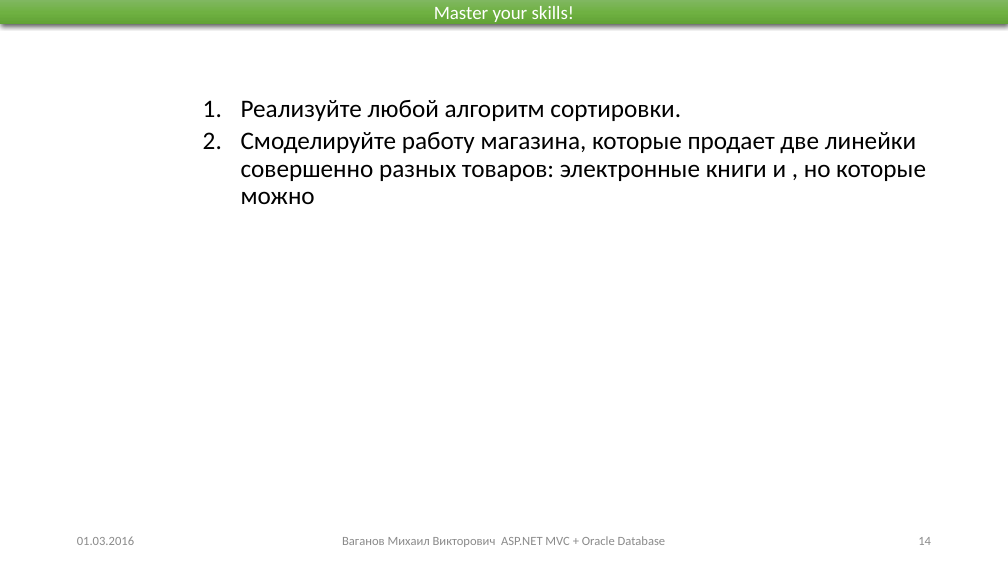
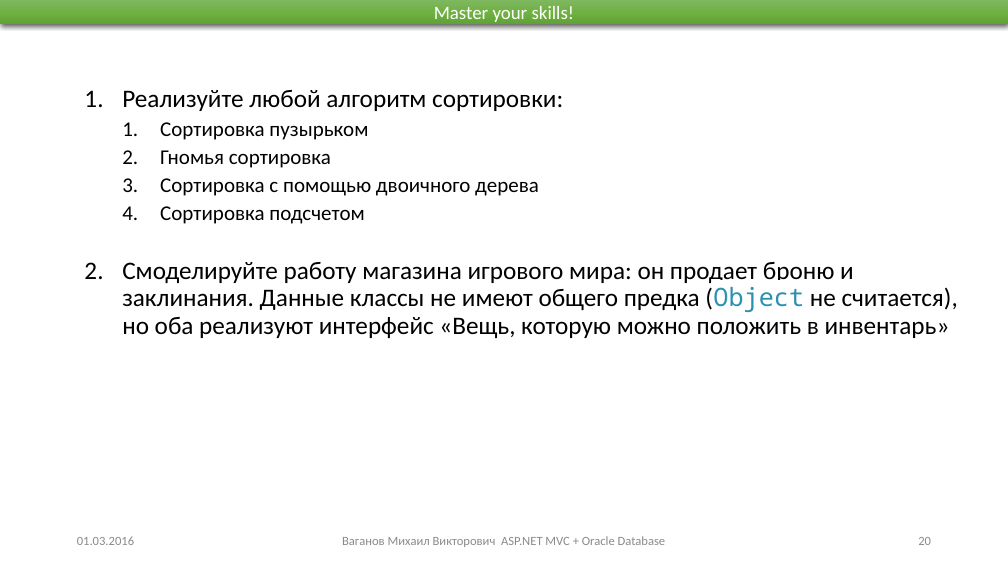
Before and after one commit to Mikhail-Vaganov/psu-applicants, a slide deck: slide 20 of Presentations/Занятие 1.pptx (slide 14 before the commit). Drawn at 1008x567 pixels with LibreOffice and Linux fonts; fonts in the diff are those of the drawing. Boxes give left, top, right and bottom in pixels: in the first picture for what was removed or moved away, otherwise in the second. Text is boxed around its words. In the diff, an @@ line names an element or a change of style, - is before the commit and + after.

```diff
--- a/Presentations/Занятие 1.pptx
+++ b/Presentations/Занятие 1.pptx
@@ text at (122, 90, 958, 338): text changed @@
-  1. Реализуйте любой алгоритм сортировки.
-  2. Смоделируйте работу магазина, которые продает две линейки совершенно разных товаров: электронные книги и , но которые можно
+  1. Реализуйте любой алгоритм сортировки:
+    1. Сортировка пузырьком
+    2. Гномья сортировка
+    3. Сортировка с помощью двоичного дерева
+    4. Сортировка подсчетом
+  2. Смоделируйте работу магазина игрового мира: он продает броню и заклинания. Данные классы не имеют общего предка (Object не считается), но оба реализуют интерфейс «Вещь, которую можно положить в инвентарь»
@@ page number at (918, 537, 931, 545): text changed @@
-14
+20
```
Also in this commit, not shown: 2 other slides changed, 6 slides added, 6 other files.
